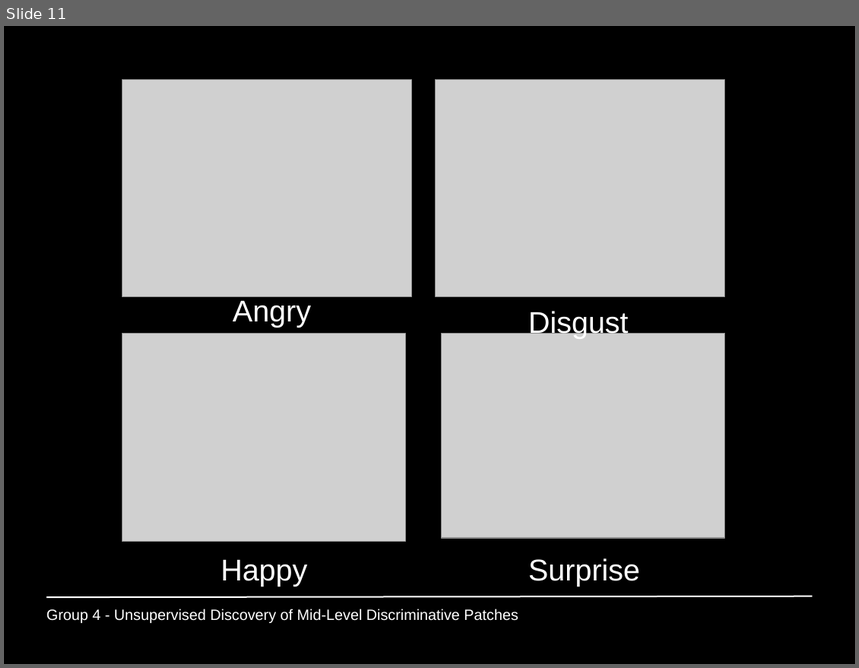
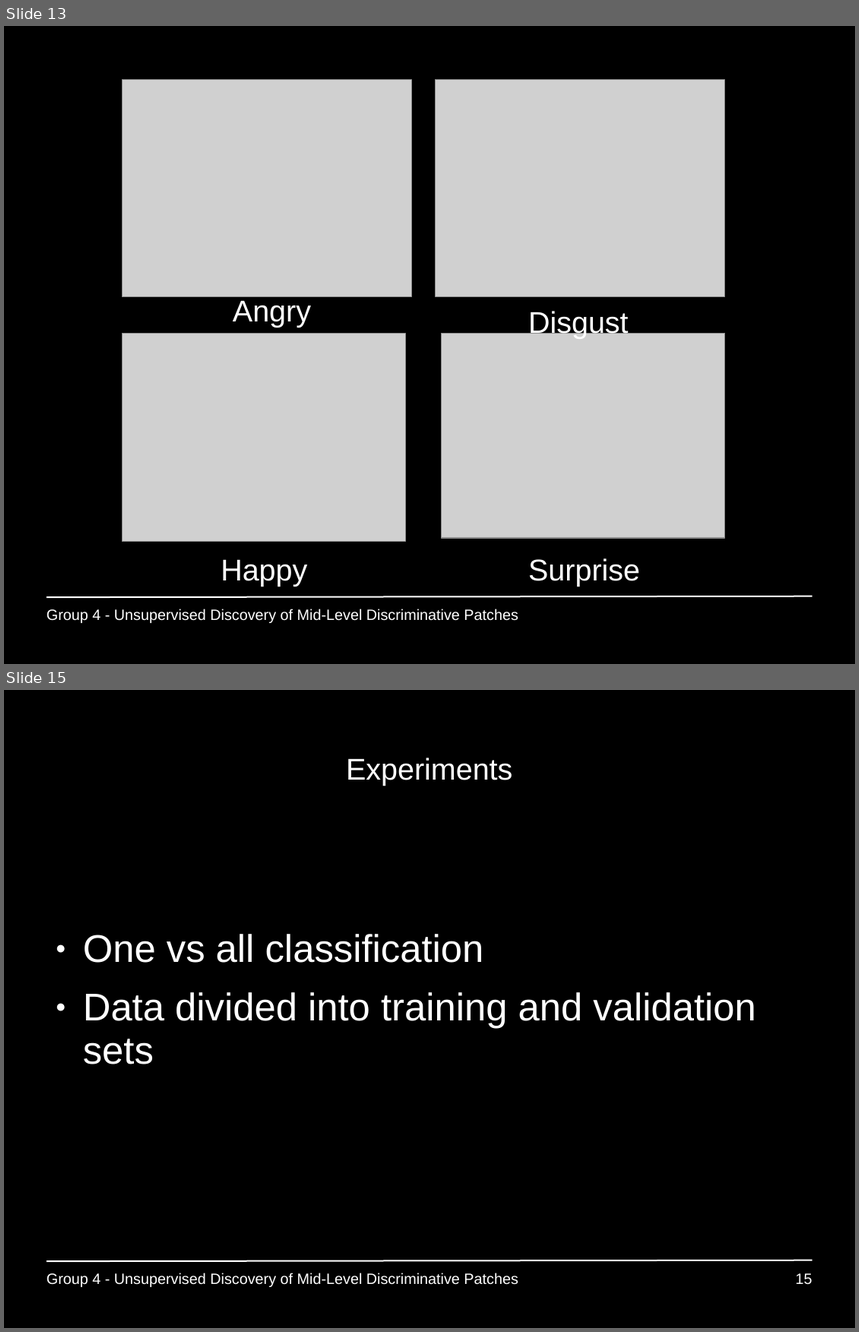
Before and after one commit to GiannisPapadopoulos/DiscriminativePatches, a slide deck: presentations/period3/MAI_Project1_Group4.ppt. Shown one above the other, each under a label of ours: slide 11 before the commit, slides 13 and 15 after it; the slides between them are not shown. The pictures are 859x668 and 859x1332 pixels, drawn with LibreOffice and Linux fonts; fonts in the diff are those of the drawing; grey boxes stand for pictures. Boxes give left, top, right and bottom in pixels: in the first picture for what was removed or moved away, otherwise in the second. Text is boxed around its words. In the diff, an @@ line names an element or a change of style, - is before the commit and + after.

Commit message:
pipeline + experiments intro

```diff
--- a/presentations/period3/MAI_Project1_Group4.ppt
+++ b/presentations/period3/MAI_Project1_Group4.ppt
@@ slide 15 added at (4,690,855,1328), background #000000; not listed: 1 template element that a slide beside it also shows @@
@@ title added at (346,758,512,785), 28 pt, text #FFFFFF @@
+Experiments
@@ text added at (83,934,756,1065), 36 pt, text #FFFFFF @@
+● One vs all classification
+● Data divided into training and validation sets
@@ text added at (47,1273,518,1287), 14 pt, text #FFFFFF @@
+Group 4 - Unsupervised Discovery of Mid-Level Discriminative Patches
@@ page number added at (796,1274,813,1285), 14 pt, text #FFFFFF @@
+15
@@ what was slide 11 is now slide 13 @@
```
Also in this commit, not shown: 3 other slides added.
